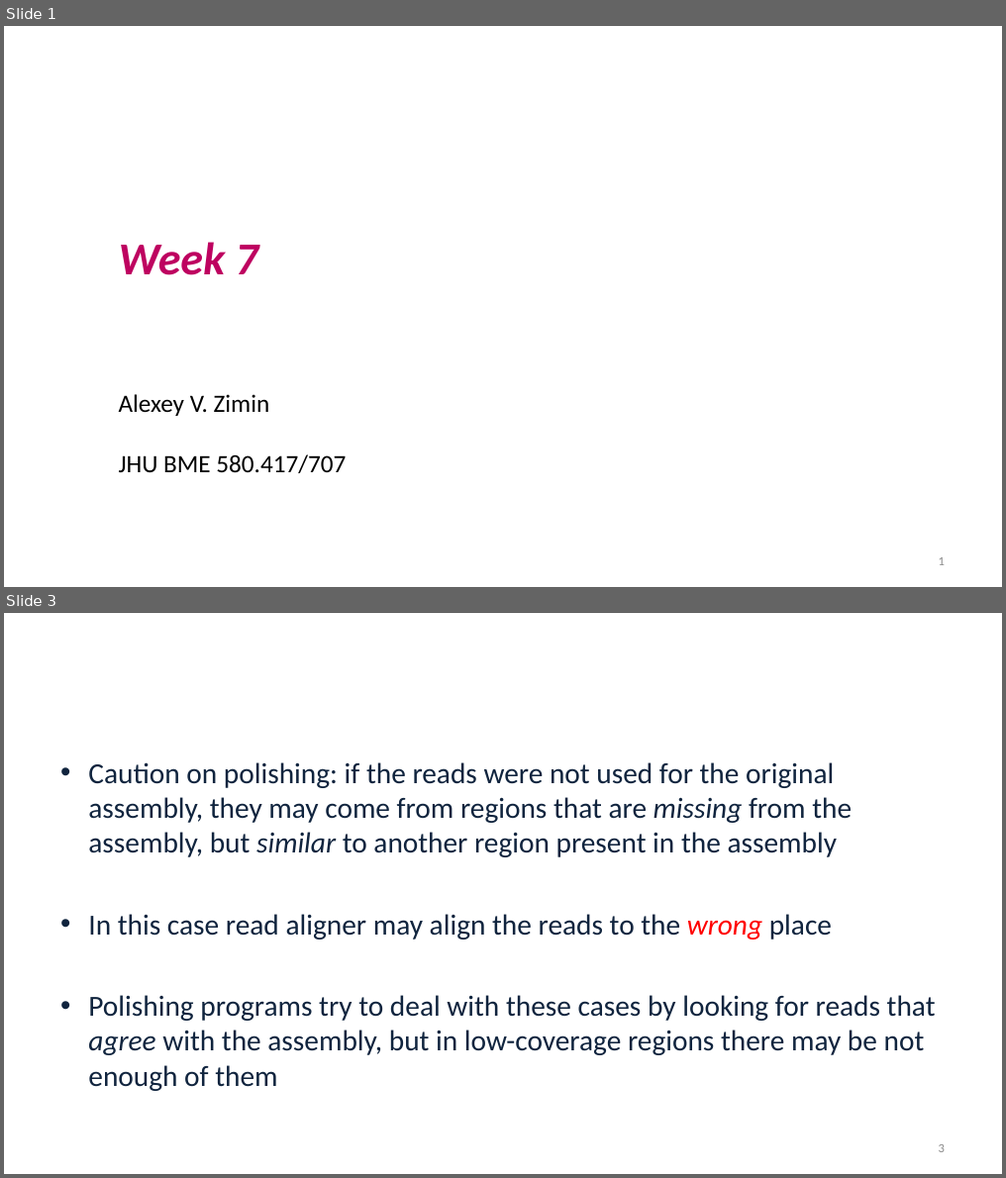
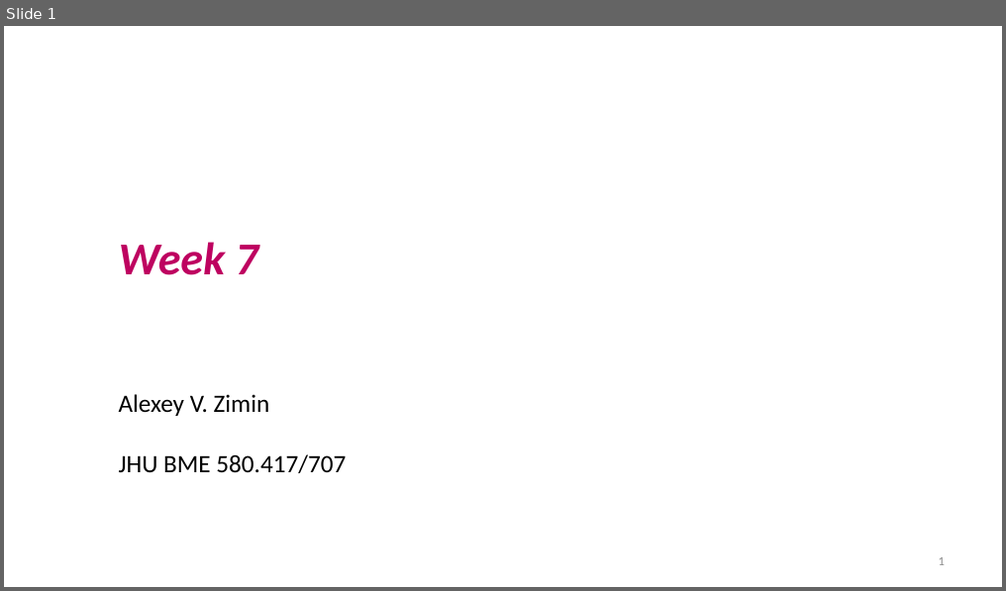
Before and after one commit to alekseyzimin/BME-Algorithms-for-Analysis-of-Genomic-Data, a slide deck: Fall 2026/Week 7 -- Quality Control Assembly Programs Jaccard Similarity.pptx. Shown one above the other, each under a label of ours: slides 1 and 3 before the commit, slide 1 after it; the slides between them are not shown. The pictures are 1006x1178 and 1006x591 pixels, drawn with LibreOffice and Linux fonts; fonts in the diff are those of the drawing; background and template pictures are left out. Boxes give left, top, right and bottom in pixels: in the first picture for what was removed or moved away, otherwise in the second. Text is boxed around its words. In the diff, an @@ line names an element or a change of style, - is before the commit and + after.

```diff
--- a/Fall 2026/Week 7 -- Quality Control Assembly Programs Jaccard Similarity.pptx
+++ b/Fall 2026/Week 7 -- Quality Control Assembly Programs Jaccard Similarity.pptx
@@ slide 3 removed at bbox=[4, 613, 1002, 1174], background picture (left out) @@
@@ title removed at bbox=[53, 668, 951, 706] @@
-Assembly polishing
@@ text removed at bbox=[88, 762, 936, 1091] @@
-• Caution on polishing: if the reads were not used for the original assembly, they may come from regions that are missing from the assembly, but similar to another region present in the assembly
-• In this case read aligner may align the reads to the wrong place
-• Polishing programs try to deal with these cases by looking for reads that agree with the assembly, but in low-coverage regions there may be not enough of them
@@ page number removed at bbox=[939, 1145, 944, 1153] @@
-3
```
Also in this commit, not shown: 3 slides changed, 1 other slide removed, 2 other files.
